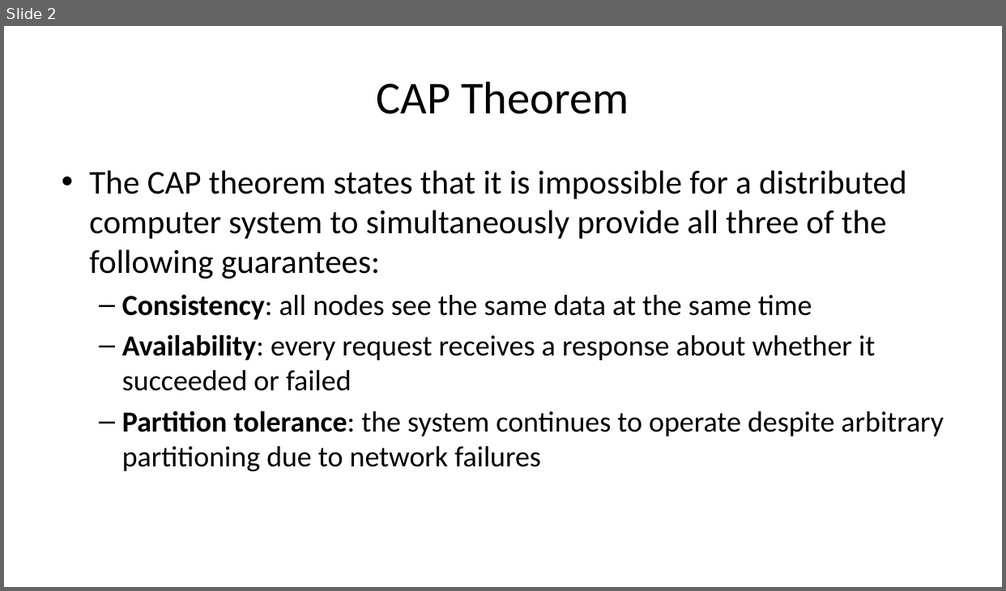
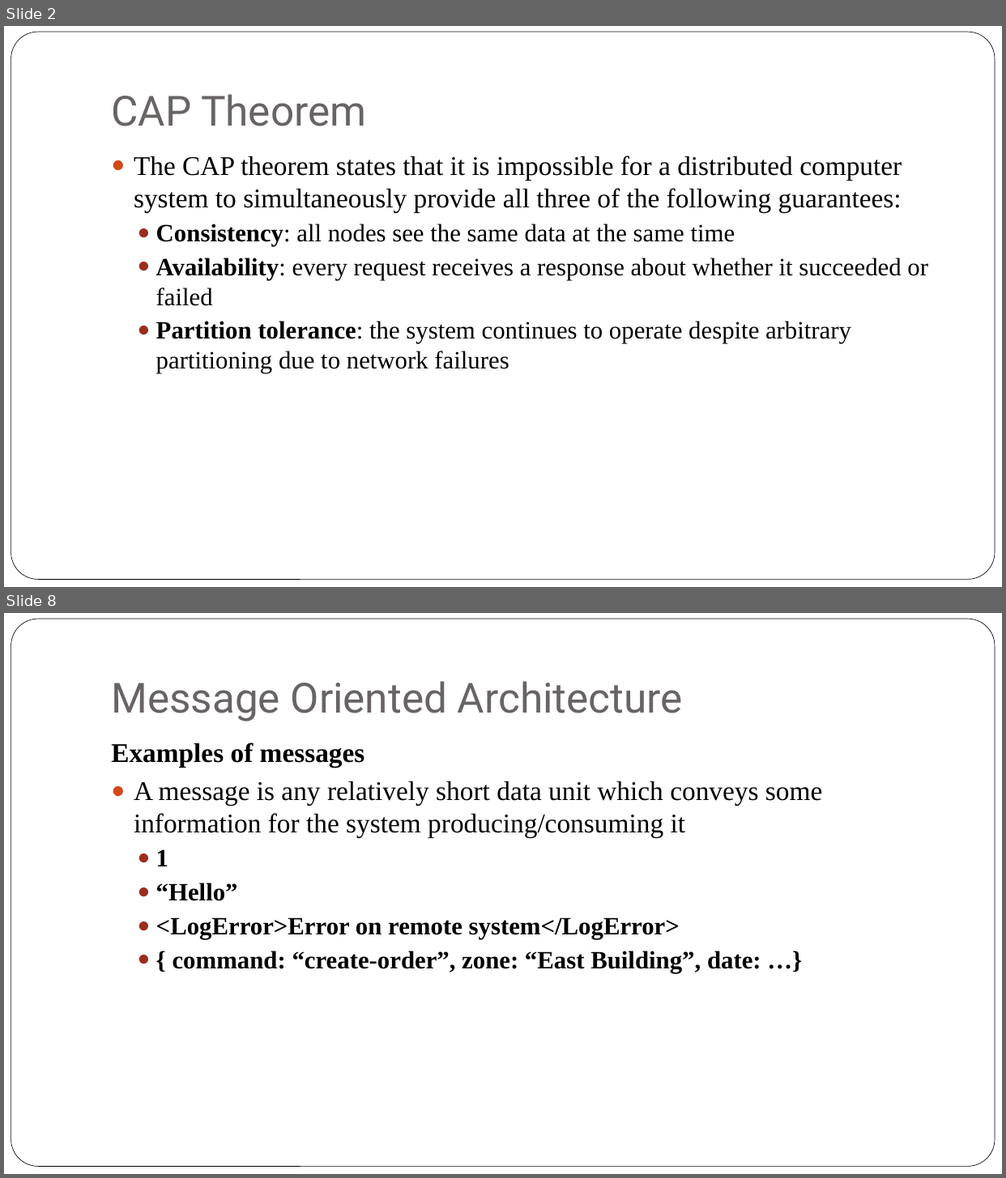
Before and after one commit to iskandersierra/DevSharp, a slide deck: Docs/Distributed Architecture.pptx. Shown one above the other, each under a label of ours: slide 2 before the commit, slides 2 and 8 after it; the slides between them are not shown. The pictures are 1006x591 and 1006x1178 pixels, drawn with LibreOffice and Linux fonts; fonts in the diff are those of the drawing. Boxes give left, top, right and bottom in pixels: in the first picture for what was removed or moved away, otherwise in the second. Text is boxed around its words. In the diff, an @@ line names an element or a change of style, - is before the commit and + after.

Commit message:
Updated document Distributed Architecture.pptx

```diff
--- a/Docs/Distributed Architecture.pptx
+++ b/Docs/Distributed Architecture.pptx
@@ slide 8 added at <box>4,613,1002,1174</box>, background #FFFFFF; not listed: 1 template element that a slide beside it also shows @@
@@ title added at <box>111,681,683,722</box>, 40 pt, text #696464 @@
+Message Oriented Architecture
@@ text added at <box>111,743,822,973</box>, 26 pt, text #000000, bold @@
+Examples of messages
+● A message is any relatively short data unit which conveys some information for the system producing/consuming it
+  ● 1
+  ● “Hello”
+  ● <LogError>Error on remote system</LogError>
+  ● { command: “create-order”, zone: “East Building”, date: …}
@@ slide 2 changed as well @@
@@ rounded rectangle added at <box>10,32,995,580</box>, fill #FFFFFF, outline #000000 0.5 pt @@
@@ title "CAP Theorem": place and size @@
-title "CAP Theorem" at <box>377,81,629,114</box>
+title "CAP Theorem" at <box>111,94,366,126</box>
@@ title "CAP Theorem" at <box>111,94,366,126</box>: size 44 to 40 pt, font Calibri to Roboto, text colour #000000 to #696464; alignment centre to left; vertical alignment middle to bottom @@
@@ text "The CAP theorem states that ...": place and size @@
-text "The CAP theorem states that ..." at <box>89,170,944,472</box>
+text "The CAP theorem states that ..." at <box>134,156,928,373</box>
@@ text "The CAP theorem states that ..." at <box>134,156,928,373</box>: size 32 to 26 pt in "The CAP theorem states that it is ..."; font Calibri to Times New Roman; size 28 to 24 pt in "Consistency: all nodes see the same data ...", "Availability: every request receives a response about ...", "Partition tolerance: the system continues to operate ..."; bullet • to ●; bullet – to ●; less space between paragraphs @@
```
Also in this commit, not shown: 13 other slides changed, 8 other slides added, 2 slides removed.
